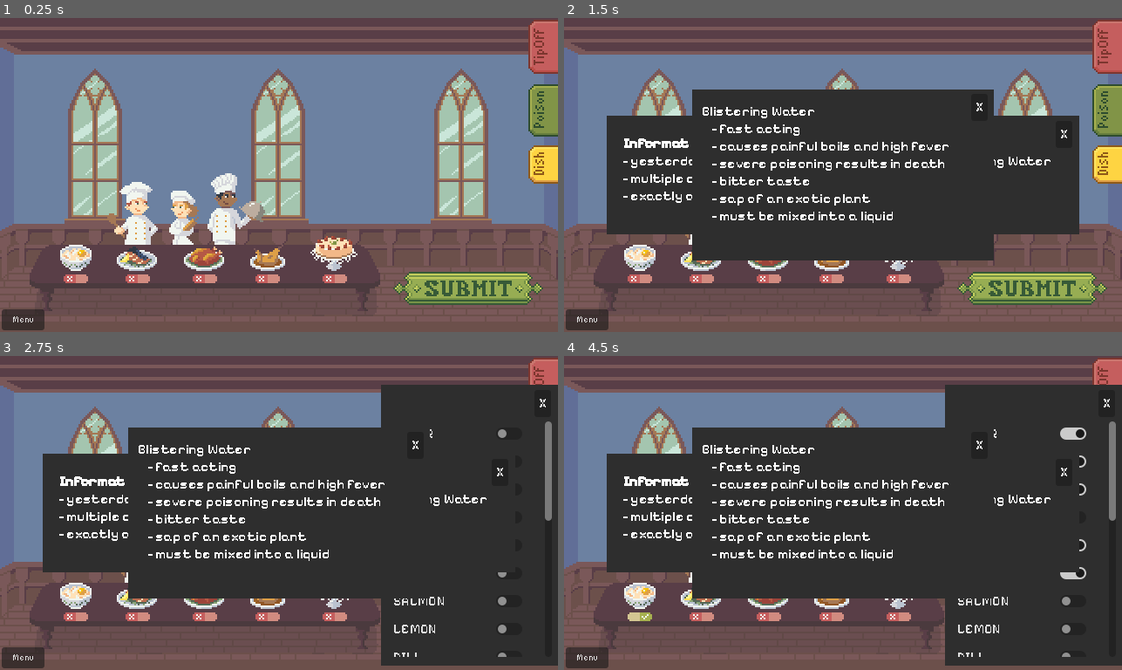
Above: before the commit, frames 1-4 (two rows, left to right).
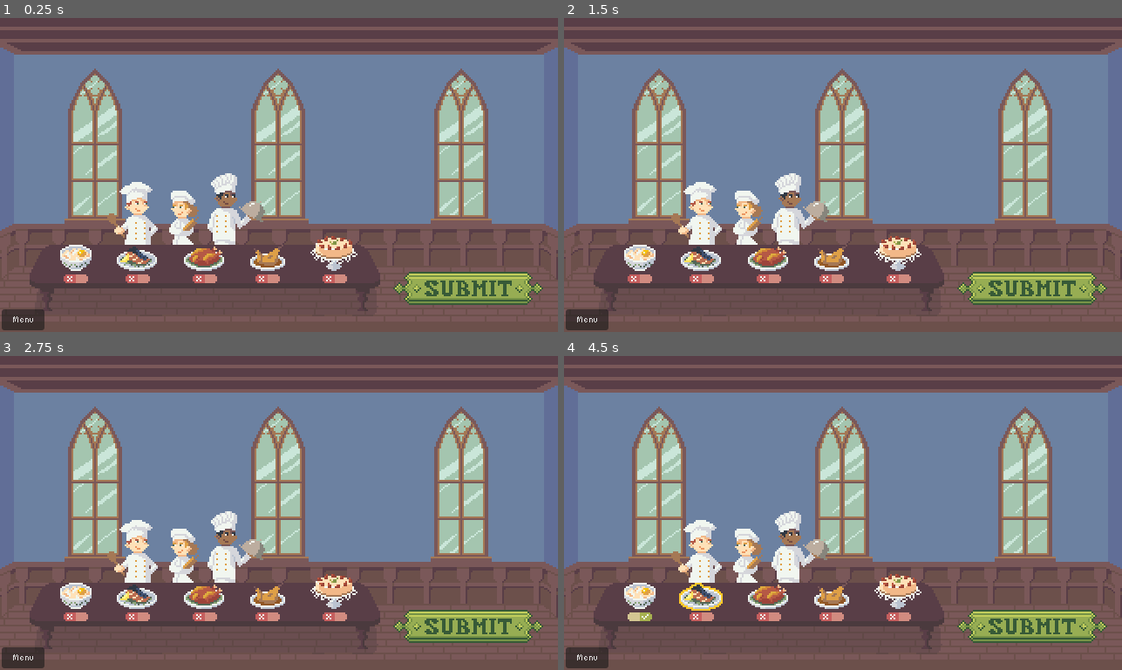
Above: after the commit, the same moments.

Repository: krstnvz/brackeys-gamejam
Game: Godot game, scene res://scenes/game/level_2.tscn
The game is run twice, just before and just after one commit, with the same random seed, the same clock (stepped at 60 frames per second) and the same inputs. This scene is started directly instead of the project's main scene.
Inputs (mouse positions are in pixels of both pictures, inside the frame that each line leads up to):
- Up to frame 1 (0.25 s): no input
- Up to frame 2 (1.5 s): click (1105, 115) at 0.52 s; click (1105, 52) at 1.27 s
- Up to frame 3 (2.75 s): click (541, 506) at 2.02 s
- Up to frame 4 (4.5 s): click (642, 594) at 2.75 s; click (642, 616) at 3.52 s; click (703, 597) at 4.25 s

The runs differ from the first frame. In frame 1, 2.4% of the frame differs, in the area x 94-100%, y 0-53%; in frame 2, 43%; in frame 3, 59%; in frame 4, 59%, in the area x 7-100%, y 0-99%.

Commit message:
data: resources for level 2

Diff:
--- a/data objects/cooks/level2/rose2.tres
+++ b/data objects/cooks/level2/rose2.tres
@@ -13,7 +13,7 @@
 
 [resource]
 script = ExtResource("1_fermu")
-statement = "I prepared both my dishes this morning. I made sure to use only ingredients I opened myself."
+statement = "I used the stove to prepare both of my dishes after Peter and Simon left the kitchen."
 normal = SubResource("AtlasTexture_wj528")
 hightlight = SubResource("AtlasTexture_jku7j")
 metadata/_custom_type_script = "uid://bga07nfiordvr"
--- a/data objects/cooks/level2/simon2.tres
+++ b/data objects/cooks/level2/simon2.tres
@@ -17,7 +17,7 @@
 [resource]
 script = ExtResource("1_vbdjo")
 cook = 1
-statement = "I started cooking after Rose finished and used open ingredients. I tasted all components of my dishes as I prepared them."
+statement = "I prepared my dishes first thing in the morning. Then I helped Rose with hers."
 normal = SubResource("AtlasTexture_khpqy")
 hightlight = SubResource("AtlasTexture_1g5iw")
 metadata/_custom_type_script = "uid://bga07nfiordvr"
--- /dev/null
+++ b/data objects/dishes/level2/goat_cheese_salad.tres
@@ -0,0 +1,11 @@
+[gd_resource type="Resource" script_class="DishData" format=3 uid="uid://tm6jt1okhjvc"]
+
+[ext_resource type="Script" uid="uid://xbgs8haytcbq" path="res://scripts/dishes/dish_data.gd" id="1_o6ssj"]
+
+[resource]
+script = ExtResource("1_o6ssj")
+name = "Fresh Goat Cheese Salad"
+cook = 1
+ingredients = Array[int]([21, 23, 17, 24, 25])
+poisoned = true
+metadata/_custom_type_script = "uid://xbgs8haytcbq"
--- /dev/null
+++ b/data objects/dishes/level2/honey_glazed_pears2.tres
@@ -0,0 +1,20 @@
+[gd_resource type="Resource" script_class="DishData" format=3 uid="uid://nqm7scpq7dlx"]
+
+[ext_resource type="Texture2D" uid="uid://bc0w3mag6u2xm" path="res://sprites/dishes/pears.png" id="1_04jv3"]
+[ext_resource type="Script" uid="uid://xbgs8haytcbq" path="res://scripts/dishes/dish_data.gd" id="2_i5n32"]
+
+[sub_resource type="AtlasTexture" id="AtlasTexture_rrrcj"]
+atlas = ExtResource("1_04jv3")
+region = Rect2(22, 0, 22, 17)
+
+[sub_resource type="AtlasTexture" id="AtlasTexture_db3h0"]
+atlas = ExtResource("1_04jv3")
+region = Rect2(0, 0, 22, 17)
+
+[resource]
+script = ExtResource("2_i5n32")
+name = "Honey Glazed Pears"
+ingredients = Array[int]([17, 15, 16, 21, 0])
+normal = SubResource("AtlasTexture_db3h0")
+hightlight = SubResource("AtlasTexture_rrrcj")
+metadata/_custom_type_script = "uid://xbgs8haytcbq"
--- /dev/null
+++ b/data objects/dishes/level2/roast_chicken2.tres
@@ -0,0 +1,21 @@
+[gd_resource type="Resource" script_class="DishData" format=3 uid="uid://bchcmvvvfscsf"]
+
+[ext_resource type="Texture2D" uid="uid://b3gosdlvb27pc" path="res://sprites/dishes/chicken.png" id="1_lu0ul"]
+[ext_resource type="Script" uid="uid://xbgs8haytcbq" path="res://scripts/dishes/dish_data.gd" id="2_55k6e"]
+
+[sub_resource type="AtlasTexture" id="AtlasTexture_m5pp0"]
+atlas = ExtResource("1_lu0ul")
+region = Rect2(25, 0, 25, 16)
+
+[sub_resource type="AtlasTexture" id="AtlasTexture_lmx2b"]
+atlas = ExtResource("1_lu0ul")
+region = Rect2(0, 0, 25, 16)
+
+[resource]
+script = ExtResource("2_55k6e")
+name = "Roast Chicken"
+cook = 2
+ingredients = Array[int]([10, 23, 13, 3, 1])
+normal = SubResource("AtlasTexture_lmx2b")
+hightlight = SubResource("AtlasTexture_m5pp0")
+metadata/_custom_type_script = "uid://xbgs8haytcbq"
--- /dev/null
+++ b/data objects/dishes/level2/spinach_soup.tres
@@ -0,0 +1,9 @@
+[gd_resource type="Resource" script_class="DishData" format=3 uid="uid://88rr4r50krtx"]
+
+[ext_resource type="Script" uid="uid://xbgs8haytcbq" path="res://scripts/dishes/dish_data.gd" id="1_gkyd8"]
+
+[resource]
+script = ExtResource("1_gkyd8")
+name = "Creamy Spinach Soup"
+ingredients = Array[int]([23, 22, 27, 26, 9])
+metadata/_custom_type_script = "uid://xbgs8haytcbq"
--- /dev/null
+++ b/data objects/dishes/level2/yogurt_parfait.tres
@@ -0,0 +1,11 @@
+[gd_resource type="Resource" script_class="DishData" format=3 uid="uid://ya5boiyr0tn7"]
+
+[ext_resource type="Script" uid="uid://xbgs8haytcbq" path="res://scripts/dishes/dish_data.gd" id="1_g8yqi"]
+
+[resource]
+script = ExtResource("1_g8yqi")
+name = "Yogurt Parfait"
+cook = 1
+ingredients = Array[int]([28, 19, 29, 17, 22, 7])
+poisoned = true
+metadata/_custom_type_script = "uid://xbgs8haytcbq"
--- /dev/null
+++ b/data objects/poisons/blistering_water.tres
@@ -0,0 +1,9 @@
+[gd_resource type="Resource" script_class="PoisonData" format=3 uid="uid://whqvuoij2yf"]
+
+[ext_resource type="Script" uid="uid://b8pei5iqk0bm8" path="res://scripts/data scripts/poison_data.gd" id="1_ogyrk"]
+
+[resource]
+script = ExtResource("1_ogyrk")
+name = "Blistering Water"
+lines = Array[String](["Fast acting", "Causes painful boils and a high fever", "Bitter taste", "Sap of an exotic plant", "Must use liquid as a carrier"])
+metadata/_custom_type_script = "uid://b8pei5iqk0bm8"
--- /dev/null
+++ b/data objects/poisons/rage_snow.tres
@@ -0,0 +1,9 @@
+[gd_resource type="Resource" script_class="PoisonData" format=3 uid="uid://cwovj5433k21k"]
+
+[ext_resource type="Script" uid="uid://b8pei5iqk0bm8" path="res://scripts/data scripts/poison_data.gd" id="1_8m3hq"]
+
+[resource]
+script = ExtResource("1_8m3hq")
+name = "Rage Snow"
+lines = Array[String](["Fast acting", "Causes escalating aggression leading up to a heart attack", "Neutralized by heat", "Sweet taste", "White powder"])
+metadata/_custom_type_script = "uid://b8pei5iqk0bm8"
--- /dev/null
+++ b/data objects/tip off/tip_off1.tres
@@ -0,0 +1,8 @@
+[gd_resource type="Resource" script_class="TipOffData" format=3 uid="uid://mpm4cxyf12ol"]
+
+[ext_resource type="Script" uid="uid://c3413jhmlgo3d" path="res://scripts/data scripts/tipoff_data.gd" id="1_ure1m"]
+
+[resource]
+script = ExtResource("1_ure1m")
+lines = Array[String](["Yesterday, one ingredient was poisoned with Blistering Water", "Multiple dishes are contaminated", " Exactly one cook is in lying to you"])
+metadata/_custom_type_script = "uid://c3413jhmlgo3d"
--- /dev/null
+++ b/data objects/tip off/tip_off2.tres
@@ -0,0 +1,8 @@
+[gd_resource type="Resource" script_class="TipOffData" format=3 uid="uid://cdpq4lm5fb0mp"]
+
+[ext_resource type="Script" uid="uid://c3413jhmlgo3d" path="res://scripts/data scripts/tipoff_data.gd" id="1_crsxe"]
+
+[resource]
+script = ExtResource("1_crsxe")
+lines = Array[String](["This morning, one ingredient was poisoned with a sweet toxin", "Exactly two of the prepared dishes are not safe to eat", " Exactly one cook is in lying to you"])
+metadata/_custom_type_script = "uid://c3413jhmlgo3d"
--- a/scenes/components/Dish.tscn
+++ b/scenes/components/Dish.tscn
@@ -2,7 +2,7 @@
 
 [ext_resource type="Texture2D" uid="uid://dgytvxyinq6b7" path="res://sprites/dishes/porridge_atlas.tres" id="1_f0vex"]
 [ext_resource type="Script" uid="uid://blwabtrrbq1hb" path="res://scripts/dishes/dish.gd" id="1_fhlt1"]
-[ext_resource type="Resource" uid="uid://uwp5wlphx4uq" path="res://data objects/dishes/sweet_porridge.tres" id="2_x5gce"]
+[ext_resource type="Resource" uid="uid://uwp5wlphx4uq" path="res://data objects/dishes/level1/sweet_porridge.tres" id="2_x5gce"]
 [ext_resource type="Texture2D" uid="uid://blbu554ro8wrk" path="res://sprites/UI/toggle.png" id="4_pkfoj"]
 
 [sub_resource type="AtlasTexture" id="AtlasTexture_f0vex"]
--- a/scenes/game/level_1.tscn
+++ b/scenes/game/level_1.tscn
@@ -4,13 +4,13 @@
 [ext_resource type="Texture2D" uid="uid://4380ny5wug66" path="res://sprites/background.png" id="2_wvvb4"]
 [ext_resource type="PackedScene" uid="uid://bv2owiajweq0r" path="res://scenes/components/Dish.tscn" id="3_2cwer"]
 [ext_resource type="Texture2D" uid="uid://c5c6x2x2tbmnj" path="res://sprites/dishes/salmon_atlas.tres" id="4_bhauw"]
-[ext_resource type="Resource" uid="uid://b61cj1umiow24" path="res://data objects/dishes/glazed_salmon.tres" id="5_uiq3k"]
+[ext_resource type="Resource" uid="uid://b61cj1umiow24" path="res://data objects/dishes/level1/glazed_salmon.tres" id="5_uiq3k"]
 [ext_resource type="Texture2D" uid="uid://bew7r1rtv2lhm" path="res://sprites/dishes/chicken_atlas.tres" id="6_ue4pn"]
-[ext_resource type="Resource" uid="uid://b5j3dxsi5ixmf" path="res://data objects/dishes/roast_chicken.tres" id="7_em224"]
+[ext_resource type="Resource" uid="uid://b5j3dxsi5ixmf" path="res://data objects/dishes/level1/roast_chicken.tres" id="7_em224"]
 [ext_resource type="Texture2D" uid="uid://qgwkx5w6t5hx" path="res://sprites/dishes/pears_atlas.tres" id="8_qukjw"]
-[ext_resource type="Resource" uid="uid://yhpjs4kca8c2" path="res://data objects/dishes/honey_glazed_pears.tres" id="9_s3j1q"]
+[ext_resource type="Resource" uid="uid://yhpjs4kca8c2" path="res://data objects/dishes/level1/honey_glazed_pears.tres" id="9_s3j1q"]
 [ext_resource type="Texture2D" uid="uid://y6572cqo4ry1" path="res://sprites/dishes/cheesecake_atlas.tres" id="10_rcjo7"]
-[ext_resource type="Resource" uid="uid://56cna5mxbnma" path="res://data objects/dishes/cheesecake.tres" id="11_b8x0u"]
+[ext_resource type="Resource" uid="uid://56cna5mxbnma" path="res://data objects/dishes/level1/cheesecake.tres" id="11_b8x0u"]
 [ext_resource type="PackedScene" uid="uid://rob1bfdbg0mr" path="res://scenes/components/Cook.tscn" id="12_n2cmi"]
 [ext_resource type="Texture2D" uid="uid://dd30ny51tit0s" path="res://sprites/cooks/simon_atlas.tres" id="13_1vy0b"]
 [ext_resource type="Resource" uid="uid://dnmrawhs2simj" path="res://data objects/cooks/level1/simon1.tres" id="14_mdy4u"]
@@ -218,9 +218,9 @@
 grow_vertical = 2
 bbcode_enabled = true
 text = "[b]Informat tip off:[/b]
-- yesterday, one ingredient was poisoned with Blistering Water
-- multiple dishes are contaminated
-- exactly one person is in on it and lying"
+- Yesterday, one ingredient was poisoned with Blistering Water
+- Multiple dishes are contaminated
+- Exactly one cook is in lying to you"
 fit_content = true
 
 [node name="CancelButton" type="Button" parent="Overlays/TipOffOverlay" unique_id=111208958]
--- a/scenes/game/level_2.tscn
+++ b/scenes/game/level_2.tscn
@@ -4,13 +4,13 @@
 [ext_resource type="Texture2D" uid="uid://4380ny5wug66" path="res://sprites/background.png" id="2_dit22"]
 [ext_resource type="PackedScene" uid="uid://bv2owiajweq0r" path="res://scenes/components/Dish.tscn" id="3_u0faa"]
 [ext_resource type="Texture2D" uid="uid://c5c6x2x2tbmnj" path="res://sprites/dishes/salmon_atlas.tres" id="4_a2lpy"]
-[ext_resource type="Resource" uid="uid://b61cj1umiow24" path="res://data objects/dishes/glazed_salmon.tres" id="5_th0l7"]
+[ext_resource type="Resource" uid="uid://b61cj1umiow24" path="res://data objects/dishes/level1/glazed_salmon.tres" id="5_th0l7"]
 [ext_resource type="Texture2D" uid="uid://bew7r1rtv2lhm" path="res://sprites/dishes/chicken_atlas.tres" id="6_cbcpk"]
-[ext_resource type="Resource" uid="uid://b5j3dxsi5ixmf" path="res://data objects/dishes/roast_chicken.tres" id="7_eprbd"]
+[ext_resource type="Resource" uid="uid://b5j3dxsi5ixmf" path="res://data objects/dishes/level1/roast_chicken.tres" id="7_eprbd"]
 [ext_resource type="Texture2D" uid="uid://qgwkx5w6t5hx" path="res://sprites/dishes/pears_atlas.tres" id="8_ajmqn"]
-[ext_resource type="Resource" uid="uid://yhpjs4kca8c2" path="res://data objects/dishes/honey_glazed_pears.tres" id="9_ltbqx"]
+[ext_resource type="Resource" uid="uid://yhpjs4kca8c2" path="res://data objects/dishes/level1/honey_glazed_pears.tres" id="9_ltbqx"]
 [ext_resource type="Texture2D" uid="uid://y6572cqo4ry1" path="res://sprites/dishes/cheesecake_atlas.tres" id="10_bmpr3"]
-[ext_resource type="Resource" uid="uid://56cna5mxbnma" path="res://data objects/dishes/cheesecake.tres" id="11_xilph"]
+[ext_resource type="Resource" uid="uid://56cna5mxbnma" path="res://data objects/dishes/level1/cheesecake.tres" id="11_xilph"]
 [ext_resource type="PackedScene" uid="uid://rob1bfdbg0mr" path="res://scenes/components/Cook.tscn" id="12_l3xhh"]
 [ext_resource type="Texture2D" uid="uid://dd30ny51tit0s" path="res://sprites/cooks/simon_atlas.tres" id="13_gs74x"]
 [ext_resource type="Resource" uid="uid://dnmrawhs2simj" path="res://data objects/cooks/level1/simon1.tres" id="14_yrt1q"]
@@ -18,19 +18,13 @@
 [ext_resource type="Texture2D" uid="uid://1bqsoa6rtxjv" path="res://sprites/cooks/peter.png" id="16_o476j"]
 [ext_resource type="Resource" uid="uid://cgweu5mb0amv6" path="res://data objects/cooks/level1/peter1.tres" id="17_ggxxd"]
 [ext_resource type="Texture2D" uid="uid://cflu6i1ewl361" path="res://sprites/UI/buttons/fancy_button_atlas.tres" id="18_qvta0"]
-[ext_resource type="Texture2D" uid="uid://db28wicnveula" path="res://sprites/UI/tabs/poisons_tab_atlas.tres" id="21_xi6om"]
-[ext_resource type="Texture2D" path="res://sprites/UI/tabs/poisons_tab_selected_atlas.tres" id="22_cjxxt"]
-[ext_resource type="Texture2D" uid="uid://ce1pgtdoroedg" path="res://sprites/UI/tabs/tip_off_tab_atlas.tres" id="23_w3dg2"]
-[ext_resource type="Texture2D" path="res://sprites/UI/tabs/tip_off_tab_selected_atlas.tres" id="24_2o60c"]
-[ext_resource type="Texture2D" uid="uid://m6lbiacf1efa" path="res://sprites/UI/tabs/dish_tab_atlas.tres" id="25_pswrg"]
-[ext_resource type="Texture2D" path="res://sprites/UI/tabs/dish_tab_pressed_atlas.tres" id="26_xd4rb"]
 [ext_resource type="Script" uid="uid://jhes5jx3ht77" path="res://scripts/overlay_visibility.gd" id="27_mdf58"]
 [ext_resource type="Script" uid="uid://bl7126h1hxp4c" path="res://scripts/ingredients/ingredient_list.gd" id="28_b7xm5"]
 [ext_resource type="PackedScene" uid="uid://62xkmihlpayo" path="res://scenes/components/IngredientButton.tscn" id="29_poth8"]
 [ext_resource type="Script" uid="uid://rohhvs6o5y5k" path="res://scripts/cooks/cook_statement.gd" id="30_1at1u"]
 [ext_resource type="Resource" uid="uid://cmd7y583cyq1w" path="res://data objects/cooks/level1/rose1.tres" id="31_dihvj"]
 
-[sub_resource type="AtlasTexture" id="AtlasTexture_n0wwk"]
+[sub_resource type="AtlasTexture" id="AtlasTexture_n0nsw"]
 resource_local_to_scene = true
 atlas = ExtResource("16_o476j")
 region = Rect2(0, 0, 31, 37)
@@ -132,47 +126,6 @@
 texture_pressed = ExtResource("18_qvta0")
 texture_hover = ExtResource("18_qvta0")
 
-[node name="BookButton" type="TextureButton" parent="." unique_id=182501037]
-texture_filter = 1
-offset_left = 606.0
-offset_top = 76.0
-offset_right = 623.0
-offset_bottom = 110.0
-scale = Vector2(2, 2)
-toggle_mode = true
-texture_normal = ExtResource("21_xi6om")
-texture_pressed = ExtResource("22_cjxxt")
-texture_hover = ExtResource("22_cjxxt")
-
-[node name="TipOffButton" type="TextureButton" parent="." unique_id=2060027554]
-texture_filter = 1
-anchors_preset = 1
-anchor_left = 1.0
-anchor_right = 1.0
-offset_left = -34.0
-offset_top = 2.0
-offset_right = -17.0
-offset_bottom = 38.0
-grow_horizontal = 0
-scale = Vector2(2, 2)
-size_flags_horizontal = 8
-toggle_mode = true
-texture_normal = ExtResource("23_w3dg2")
-texture_pressed = ExtResource("24_2o60c")
-texture_hover = ExtResource("24_2o60c")
-
-[node name="IngredientsButton" type="TextureButton" parent="." unique_id=1830757112]
-texture_filter = 1
-offset_left = 606.0
-offset_top = 146.0
-offset_right = 623.0
-offset_bottom = 171.0
-scale = Vector2(2, 2)
-toggle_mode = true
-texture_normal = ExtResource("25_pswrg")
-texture_pressed = ExtResource("26_xd4rb")
-texture_hover = ExtResource("26_xd4rb")
-
 [node name="Overlays" type="Node" parent="." unique_id=1645188447]
 
 [node name="IngredientsOverlay" type="CanvasLayer" parent="Overlays" unique_id=2074792183]
@@ -427,9 +380,6 @@
 [connection signal="button_up" from="Cooks/Rose" to="Overlays/RoseStatementOverlay" method="_on_visibility_button_up"]
 [connection signal="button_up" from="Cooks/Peter" to="Overlays/PeterStatementOverlay" method="_on_visibility_button_up"]
 [connection signal="button_up" from="SubmitButton" to="." method="_on_submit_button_button_up"]
-[connection signal="button_up" from="BookButton" to="Overlays/BookOverlay" method="_on_visibility_button_up"]
-[connection signal="button_up" from="TipOffButton" to="Overlays/TipOffOverlay" method="_on_visibility_button_up"]
-[connection signal="button_up" from="IngredientsButton" to="Overlays/IngredientsOverlay" method="_on_visibility_button_up"]
 [connection signal="button_up" from="Overlays/IngredientsOverlay/CancelButton" to="Overlays/IngredientsOverlay" method="_on_cancel_button_button_up"]
 [connection signal="button_up" from="Overlays/TipOffOverlay/CancelButton" to="Overlays/TipOffOverlay" method="_on_cancel_button_button_up"]
 [connection signal="button_up" from="Overlays/BookOverlay/CancelButton" to="Overlays/BookOverlay" method="_on_cancel_button_button_up"]
--- /dev/null
+++ b/scripts/data scripts/poison_data.gd
@@ -0,0 +1,5 @@
+class_name PoisonData
+extends Resource
+
+@export var name: String = ""
+@export var lines: Array[String] = []
--- /dev/null
+++ b/scripts/data scripts/tipoff_data.gd
@@ -0,0 +1,4 @@
+class_name TipOffData
+extends Resource
+
+@export var lines: Array[String] = []
--- a/scripts/ingredients/ingredients_data.gd
+++ b/scripts/ingredients/ingredients_data.gd
@@ -22,6 +22,15 @@
 	RASPBERRY,
 	STRAWBERRY,
 	CREAM_CHEESE,
+	GOAT_CHEESE,
+	OLIVE_OIL,
+	SPINACH,
+	WALNUT,
+	VINEGAR,
+	GARLIC,
+	CREAM,
+	YOGURT,
+	BLUEBERRY,
 	MAX_INGREDIENT
 }
 
Renamed: data objects/dishes/cheesecake.tres -> data objects/dishes/level1/cheesecake.tres
Renamed: data objects/dishes/glazed_salmon.tres -> data objects/dishes/level1/glazed_salmon.tres
Renamed: data objects/dishes/honey_glazed_pears.tres -> data objects/dishes/level1/honey_glazed_pears.tres
Renamed: data objects/dishes/roast_chicken.tres -> data objects/dishes/level1/roast_chicken.tres
Renamed: data objects/dishes/sweet_porridge.tres -> data objects/dishes/level1/sweet_porridge.tres
Not shown: 1 places in scenes/game/level_2.tscn that only renumber resources
Not shown, added: scripts/data scripts/poison_data.gd.uid
Not shown, added: scripts/data scripts/tipoff_data.gd.uid
